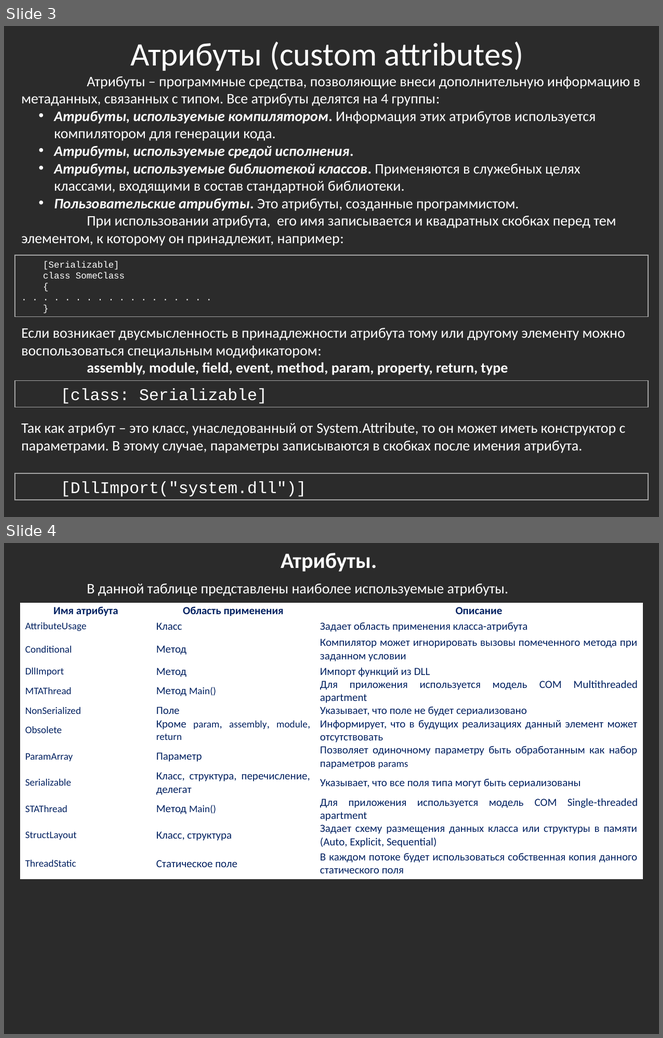
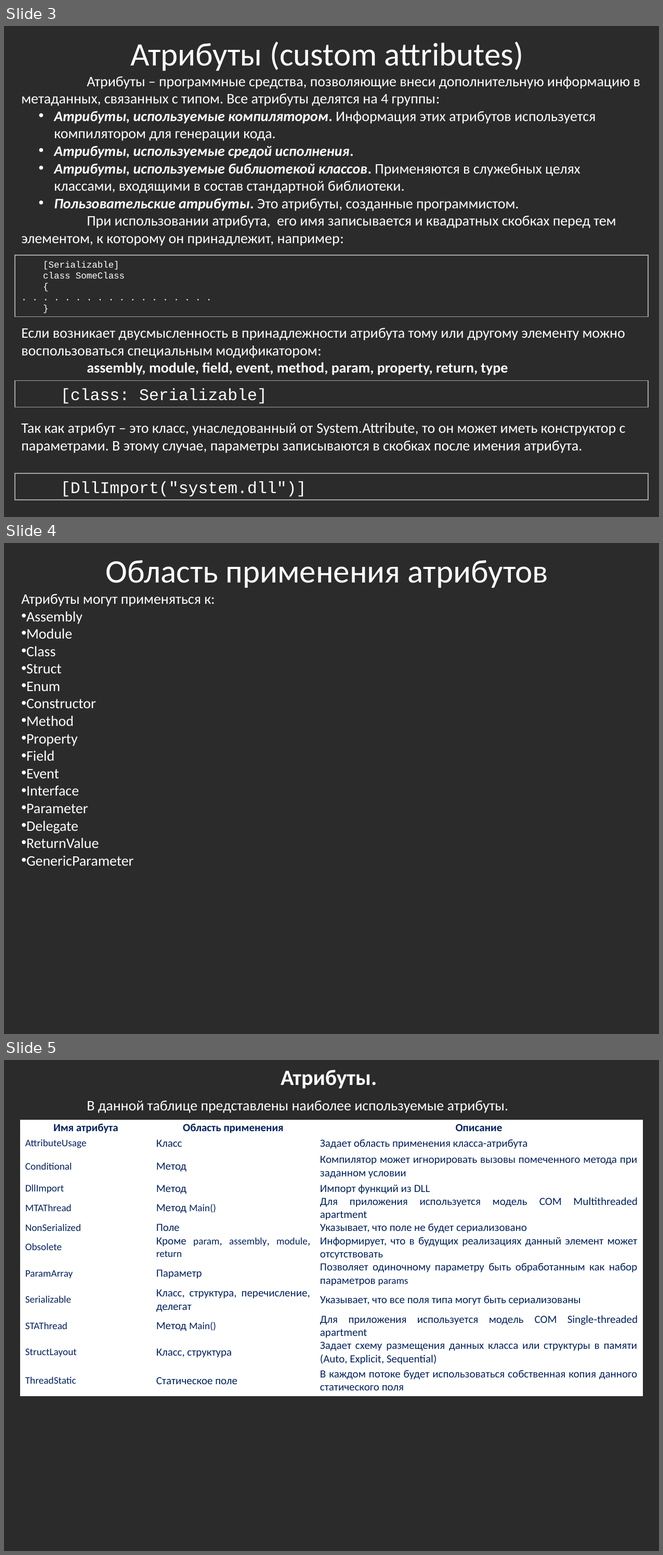
Before and after one commit to bazile/Training, a slide deck: Presentation/lesson-07-reflection.pptx. Shown one above the other, each under a label of ours: slides 3 and 4 before the commit, slides 3, 4 and 5 after it. The pictures are 663x1038 and 663x1555 pixels, drawn with LibreOffice and Linux fonts; fonts in the diff are those of the drawing; background and template pictures are left out; a plain dark background stands for a picture behind light text. Boxes give left, top, right and bottom in pixels: in the first picture for what was removed or moved away, otherwise in the second. Text is boxed around its words. In the diff, an @@ line names an element or a change of style, - is before the commit and + after.

```diff
--- a/Presentation/lesson-07-reflection.pptx
+++ b/Presentation/lesson-07-reflection.pptx
@@ slide 4 added at <box>4,543,659,1034</box>, background picture (left out) @@
@@ text added at <box>105,560,548,588</box>, 36 pt, text #FFFFFF @@
+Область применения атрибутов
@@ text added at <box>21,594,215,866</box>, 16 pt, text #FFFFFF @@
+Атрибуты могут применяться к:
+• Assembly
+• Module
+• Class
+• Struct
+• Enum
+• Constructor
+• Method
+• Property
+• Field
+• Event
+• Interface
+• Parameter
+• Delegate
+• ReturnValue
+• GenericParameter
@@ what was slide 4 is now slide 5 @@
```
Also in this commit, not shown: 3 slides changed, 4 other slides added, 1 other file.
